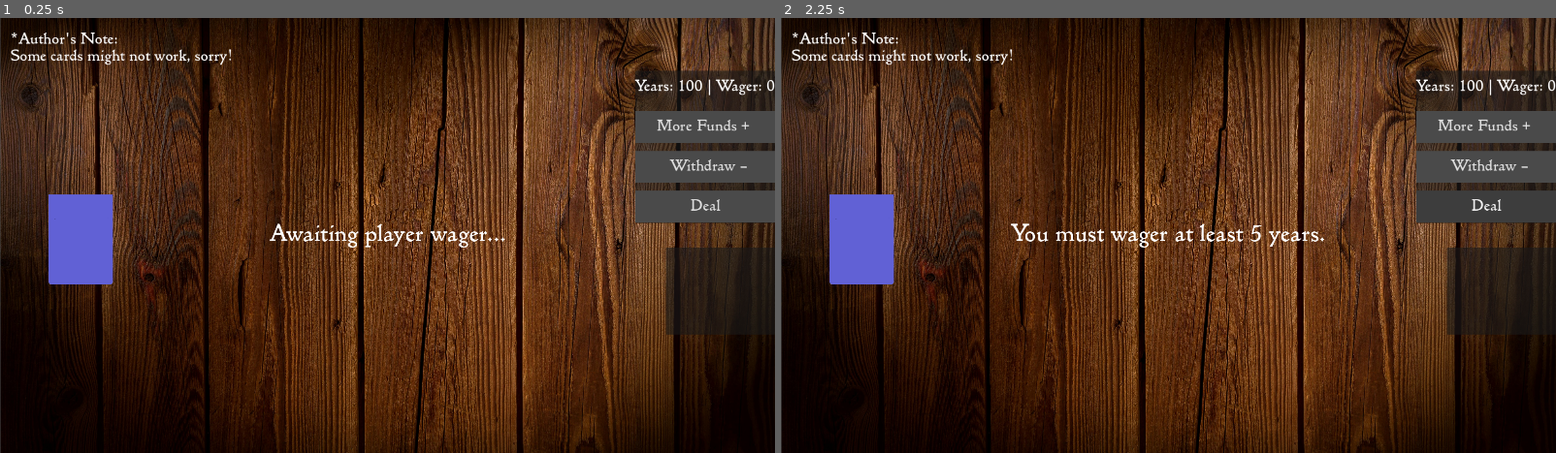
Above: before the commit, frames 1-2 (left to right).
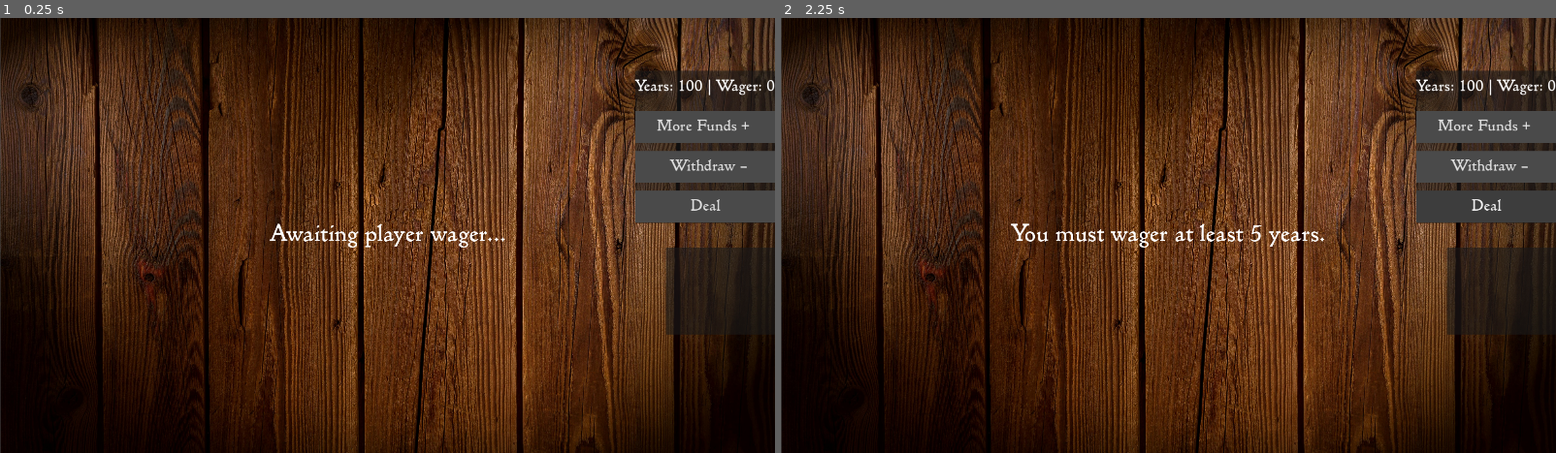
Above: after the commit, the same moments.

Repository: kevinphan981/bet-on-divination
Game: Godot game, scene res://Scenes/Main.tscn
Two runs of this game, one before a commit and one after it. Both use one fixed random seed, a clock stepped at 60 frames per second and the inputs below.
Inputs:
- Up to frame 1 (0.25 s): no input
- Up to frame 2 (2.25 s): click "More Funds +" at 0.5 s; click "Withdraw –" at 1.25 s; click "Deal" at 2 s

The runs differ from the first frame. In frame 1, 2.2% of the frame differs, in the area x 1-30%, y 3-62%; in frame 2, 2.2%.

Commit message:
mass changes

Diff:
--- a/Scenes/Card.tscn
+++ b/Scenes/Card.tscn
@@ -6,7 +6,6 @@
 size = Vector2(159, 222)
 
 [node name="Card" type="Node2D" unique_id=575809543]
-position = Vector2(200, 700)
 script = ExtResource("1_rjlel")
 
 [node name="Sprite2D" type="Sprite2D" parent="." unique_id=837648960]
--- a/Scenes/Main.tscn
+++ b/Scenes/Main.tscn
@@ -58,6 +58,7 @@
 shape = SubResource("RectangleShape2D_r0du0")
 
 [node name="CardBack" type="Sprite2D" parent="Deck" unique_id=1781504872]
+visible = false
 scale = Vector2(0.35, 0.35)
 texture = ExtResource("4_rgh2o")
 
@@ -99,12 +100,10 @@
 
 [node name="DealerScoreLabel" type="Label" parent="CanvasLayer/MainUI/ScoreContainer" unique_id=272651726]
 layout_mode = 2
-text = "DealerScoreLabel"
 horizontal_alignment = 1
 
 [node name="PlayerScoreLabel" type="Label" parent="CanvasLayer/MainUI/ScoreContainer" unique_id=1940364145]
 layout_mode = 2
-text = "PlayerScoreLabel"
 horizontal_alignment = 1
 
 [node name="ResultLabel" type="Label" parent="CanvasLayer/MainUI" unique_id=478557078]
@@ -224,15 +223,6 @@
 bbcode_enabled = true
 tab_size = 10
 vertical_alignment = 1
-
-[node name="AuthorNote" type="Label" parent="CanvasLayer/MainUI" unique_id=692638998]
-layout_mode = 1
-offset_left = 25.0
-offset_top = 35.0
-offset_right = 577.0
-offset_bottom = 156.0
-text = "*Author's Note:
-Some cards might not work, sorry!"
 
 [node name="Background" type="Sprite2D" parent="." unique_id=668148586]
 show_behind_parent = true
--- a/Scripts/Card.gd
+++ b/Scripts/Card.gd
@@ -40,3 +40,61 @@
 		emit_signal("tarot_activated", self)
 	else:
 		emit_signal("card_selected", self)
+
+
+'''
+	Card flip feature
+	Uses "squish and reveal" tweens, then shows the face up card.
+'''
+
+func flip_face_up() -> void:
+	if not is_face_down:
+		return
+
+	var sprite = get_node("Sprite2D")
+	var face_texture = load(card_data.texture_path)
+
+	# phase 1: squish to zero on x-axis (fold inward)
+	var tween = create_tween()
+	tween.tween_property(sprite, "scale:x", 0.0, 0.18).set_trans(Tween.TRANS_SINE).set_ease(Tween.EASE_IN)
+	await tween.finished
+
+	# swap at midpoint
+	sprite.texture = face_texture
+	is_face_down = false
+
+	# phase 2: expand when back out
+	var tween2 = create_tween()
+	tween2.tween_property(sprite, "scale:x", .45, 0.45).set_trans(Tween.TRANS_SINE).set_ease(Tween.EASE_OUT)
+	await tween2.finished
+
+'''
+	Floating value pop (balatro style)
+	spawns a +n label that floats up and fades out above the card
+'''
+func show_value_popup(value: int) -> void:
+	if value <= 0:
+		return #don't show anything for tarot cards
+
+	var label = Label.new()
+	label.text = "+%d" % value
+	label.z_index = 10 #highest to show up
+
+	#style
+	var font_size = 42
+	label.add_theme_font_size_override("font_size", font_size)
+	label.add_theme_color_override("font_color", Color(1.0, 0.52, 0.3))       # warm gold
+	label.add_theme_color_override("font_outline_color", Color(0.1, 0.05, 0.0)) # dark outline
+	label.add_theme_constant_override("outline_size", 4)
+
+	# Start just above the card center, SUBJECT TO CHANGE
+	label.position = Vector2(-20, -80)
+	add_child(label)
+
+	# animation: float up 60px and fade out over 0.9s
+	var tween = create_tween()
+	tween.set_parallel(true)
+	tween.tween_property(label, "position:y", label.position.y - 60, 0.9).set_trans(Tween.TRANS_CUBIC).set_ease(Tween.EASE_OUT)
+	tween.tween_property(label, "modulate:a", 0.0, 0.9).set_trans(Tween.TRANS_QUAD).set_ease(Tween.EASE_IN)
+	await tween.finished
+	label.queue_free()
--- a/Scripts/Deck.gd
+++ b/Scripts/Deck.gd
@@ -10,6 +10,15 @@
 @onready var result_label = $"../CanvasLayer/MainUI/ResultLabel"
 const MAX_HAND_SIZE = 7 # subject to change, 7 based on google search
 const DEALER_Y_POSITION = 200
+const PLAYER_Y_POSITION = 900
+
+#const CardScript = preload("res://Scripts/Card.gd")  # adjust path as needed
+
+
+# Delay between each dealer card flip during the reveal (seconds)
+const FLIP_DELAY = 0.45
+const DEAL_DELAY = 0.35  # tune this to match your flip speed
+
 
 
 #signal hit
@@ -30,11 +39,15 @@
 
 func deal_initial_hand():
 	print("Initial hands dealt")
+	result_label.text = ''
 	draw_card_to_dealer(false)
-	draw_card_to_player()
+	await get_tree().create_timer(DEAL_DELAY).timeout
+	await draw_card_to_player()
+	await get_tree().create_timer(DEAL_DELAY).timeout
 	draw_card_to_dealer(true)
-	draw_card_to_player()
-	result_label.text = ''
+	await get_tree().create_timer(DEAL_DELAY).timeout
+	await draw_card_to_player()
+
 
 
 
@@ -44,6 +57,9 @@
 '''
 
 func draw_card_to_player():
+	## wait a moment
+	#await get_tree().create_timer(DEAL_DELAY).timeout
+
 	print("score_manager_reference: ", score_manager_reference)
 	if $"../PlayerHand".hand.size() >= MAX_HAND_SIZE:
 		return
@@ -55,25 +71,36 @@
 		print("ERROR: card_data is empty!")
 		return
 
-
-	var new_card = create_card(card_data)
+	var new_card = create_card(card_data, PLAYER_Y_POSITION)
 	$"../PlayerHand".add_card_to_hand(new_card)
+	new_card.call("show_value_popup", card_data.get("value", 0))
+	await get_tree().create_timer(DEAL_DELAY).timeout  # ← wait after dealing
+
 	score_manager_reference.update_score_display()
 	score_manager_reference.check_bust()
 	# Only bust-check on non-tarot draws (tarot value is 0)
 	if not card_data.get("is_tarot", false):
 		score_manager_reference.check_bust()
 
+
+
 func draw_card_to_dealer(face_down: bool):
+
 	var card_data = CardDatabase.draw_card_db()
-	var new_card = create_card(card_data)
+	var new_card = create_card(card_data, DEALER_Y_POSITION)
 	if face_down:
 		new_card.get_node("Sprite2D").texture = load(CARD_BACK_PATH)
 		new_card.is_face_down = true # actually excludes it from the score
 		dealer_hidden_card = new_card
 	dealer_hand.append(new_card)
 	update_dealer_positions()
-	score_manager_reference.update_score_display()
+
+	if not face_down:
+		new_card.call("show_value_popup", card_data.get("value", 0))
+	await get_tree().create_timer(DEAL_DELAY).timeout  # ← wait after dealing
+	score_manager_reference.update_score_display()
+
+
 
 '''
 	draw_card()
@@ -99,19 +126,25 @@
 	#new_card.get_node("Sprite2D").texture = texture
 	#$"../PlayerHand".add_card_to_hand(new_card)
 
-# func create to actually make the card
-func create_card(card_data) -> Node:
+func create_card(card_data, dest_y: float) -> Node:
 	var card_scene = preload(CARD_SCENE_PATH)
 	var new_card = card_scene.instantiate()
 	$"../CardManager".add_child(new_card)
-	new_card.card_data = card_data         # set AFTER add_child, not before
-
-	# new logic for tarot cards
+	new_card.card_data = card_data
+
 	if card_data.get("is_tarot", false):
 		new_card.connect("tarot_activated", $"../TarotManager".execute_power)
 
 	new_card.name = "Card"
 	new_card.get_node("Sprite2D").texture = load(card_data.texture_path)
+
+	# Start above the destination and slide down to it
+	var center_x = get_viewport().size.x / 2
+	new_card.position = Vector2(center_x, dest_y - 300)
+	var tween = get_tree().create_tween()
+	tween.tween_property(new_card, "position:y", dest_y, 0.25)\
+		.set_trans(Tween.TRANS_CUBIC).set_ease(Tween.EASE_OUT)
+
 	return new_card
 
 '''
@@ -152,17 +185,24 @@
 		return
 	draw_card_to_player()
 	# dealer also draws a face-down card on each player hit
-	draw_card_to_dealer(true)
+	#draw_card_to_dealer(true)
 
 '''
 	reveal_dealer_hand():
 	shows the hand of the dealer when the player stands or busts
+
+	4/14 - now adds individual card flips, also async so dealer logic doesn't call ahead
 '''
 func reveal_dealer_hand():
 	# flip all dealer cards face up (call this when player stands)
 	for card in dealer_hand:
-		card.get_node("Sprite2D").texture = load(card.card_data.texture_path)
-		card.is_face_down = false
+		print("Card: ", card.card_data.get("name", "?"), " | is_face_down: ", card.is_face_down)
+		if card.is_face_down:
+			await card.flip_face_up()
+			card.show_value_popup(card.card_data.get("value", 0))
+			# Brief pause before flipping the next card
+			await get_tree().create_timer(FLIP_DELAY).timeout
+	score_manager_reference.update_score_display()
 
 
 
@@ -180,7 +220,7 @@
 
 func stand():
 	print("Player stands.")
-	reveal_dealer_hand()
+	await reveal_dealer_hand()
 	score_manager_reference.update_score_display()
 	run_dealer_logic()
 
--- a/Scripts/GameManager.gd
+++ b/Scripts/GameManager.gd
@@ -106,22 +106,8 @@
 
 # will have to adjust for tarot logic
 func end_round(result: String):
-	#state = GameState.ROUND_OVER
-	#match result:
-		#"player_wins":
-			#player_years += current_wager
-			#show_result("You gain %d years. Total: %d" % [current_wager, player_years])
-		#"dealer_wins":
-			#player_years -= current_wager
-			#show_result("You lose %d years. Total: %d" % [current_wager, player_years])
-		#"push":
-			#show_result("Push! Your %d years are returned." % current_wager)
-	#check_game_over()
-	#
-	## Reset other temporary tarot flags
-	#dealer_frozen = false
-	#inverted_scoring = false
-	#hide_UI(false)
+	if state == GameState.ROUND_OVER or state == GameState.GAME_OVER:
+		return  # already resolved, ignore duplicate calls
 
 		# --- Tarot: inverted_scoring flips winner/loser (push is unaffected) ---
 	var effective_result := result
@@ -131,7 +117,7 @@
 
 	match effective_result:
 		"player_wins":
-			player_years += current_wager*(3/2)
+			player_years += current_wager*(1.5)
 			show_result("You gain %d years. Total: %d" % [current_wager, player_years])
 
 		"dealer_wins":
@@ -148,6 +134,7 @@
 				show_result("Temperance softens the blow — you lose only %d years. Total: %d" % [loss, player_years])
 
 			# Tarot: restore_on_loss — years snap back to what they were at round start
+			# this doesn't work for some reason..?
 			elif restore_on_loss:
 				restore_on_loss = false
 				player_years = _years_at_round_start
@@ -165,13 +152,14 @@
 		is_protected_from_death = false
 		player_years = 1
 		show_result("Debt Forgiveness saves you from death! You survive with 1 year.")
-
-	check_game_over()
-
-	# Reset per-round tarot flags
+ 	# Reset per-round tarot flags
 	dealer_frozen = false
 	inverted_scoring = false
 	hide_UI(false)
+
+	check_game_over()
+
+
 
 
 func check_game_over():
@@ -186,7 +174,8 @@
 
 		# you die and get sent to the main menu after a bit
 		await get_tree().create_timer(3.5).timeout
-		get_tree().change_scene_to_file("res://Scenes/MainMenu.tscn")
+		#get_tree().change_scene_to_file("res://Scenes/MainMenu.tscn") # no work
+		Engine.get_main_loop().change_scene_to_file("res://Scenes/MainMenu.tscn")
 
 	elif player_years >= IMMORTALITY_THRESHOLD:
 		state = GameState.GAME_OVER
@@ -205,7 +194,7 @@
 		wager_down_button.disabled = false
 
 		# we wait for 1.5 seconds for the next round
-		await get_tree().create_timer(1.5).timeout
+		await get_tree().create_timer(3.5).timeout
 		advance_to_next_round()
 
 func advance_to_next_round():
Not shown, changed: .DS_Store
Not shown, changed: Assets/.DS_Store
